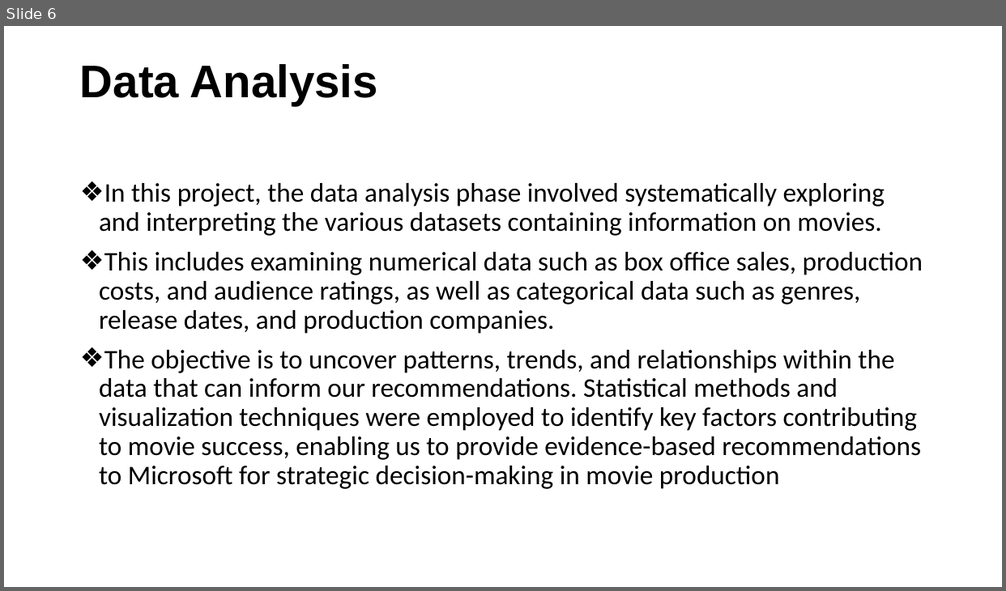
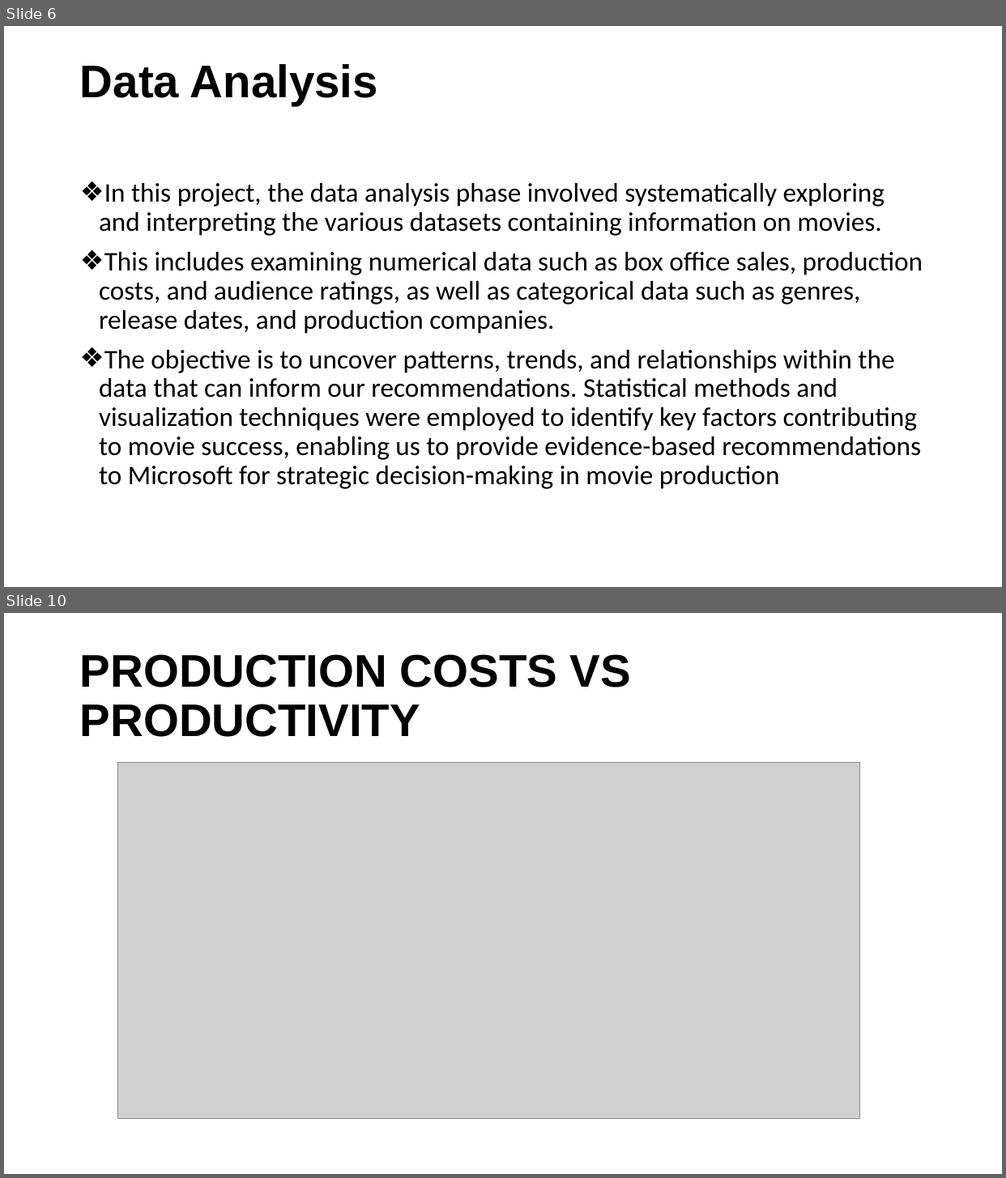
Before and after one commit to ISAACKW/PHASE1_PROJECT, a slide deck: PHASE1PPT.pptx. Shown one above the other, each under a label of ours: slide 6 before the commit, slides 6 and 10 after it; the slides between them are not shown. The pictures are 1006x591 and 1006x1178 pixels, drawn with LibreOffice and Linux fonts; fonts in the diff are those of the drawing; grey boxes stand for pictures. Boxes give left, top, right and bottom in pixels: in the first picture for what was removed or moved away, otherwise in the second. Text is boxed around its words. In the diff, an @@ line names an element or a change of style, - is before the commit and + after.

```diff
--- a/PHASE1PPT.pptx
+++ b/PHASE1PPT.pptx
@@ slide 10 added at box(4, 613, 1002, 1174), background #FFFFFF @@
@@ title added at box(80, 654, 631, 737), 44 pt, text #000000, bold @@
+PRODUCTION COSTS VS PRODUCTIVITY
@@ picture added at box(118, 763, 860, 1119) @@
```
Also in this commit, not shown: 8 other slides added, 1 other file.
